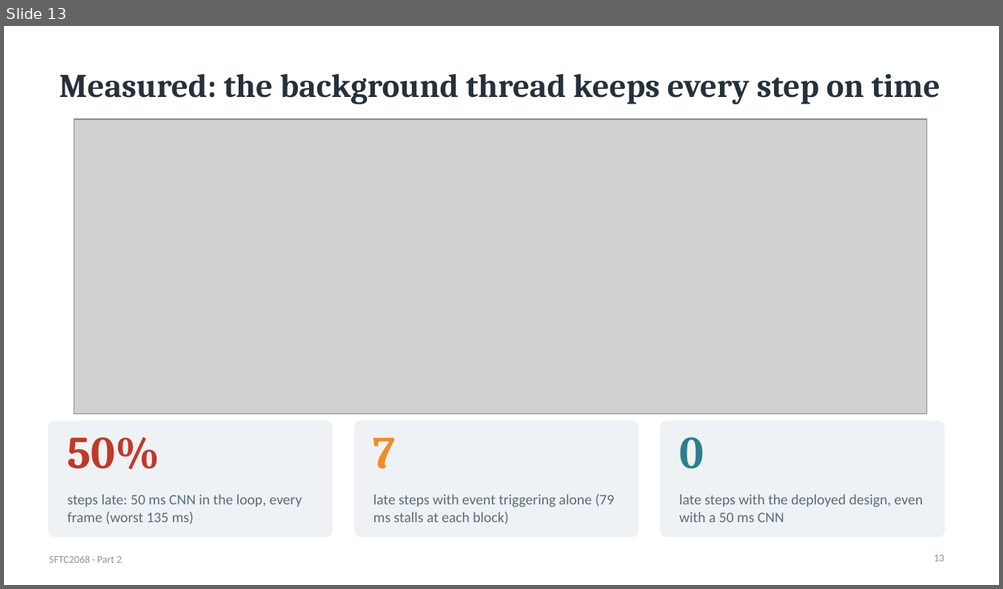
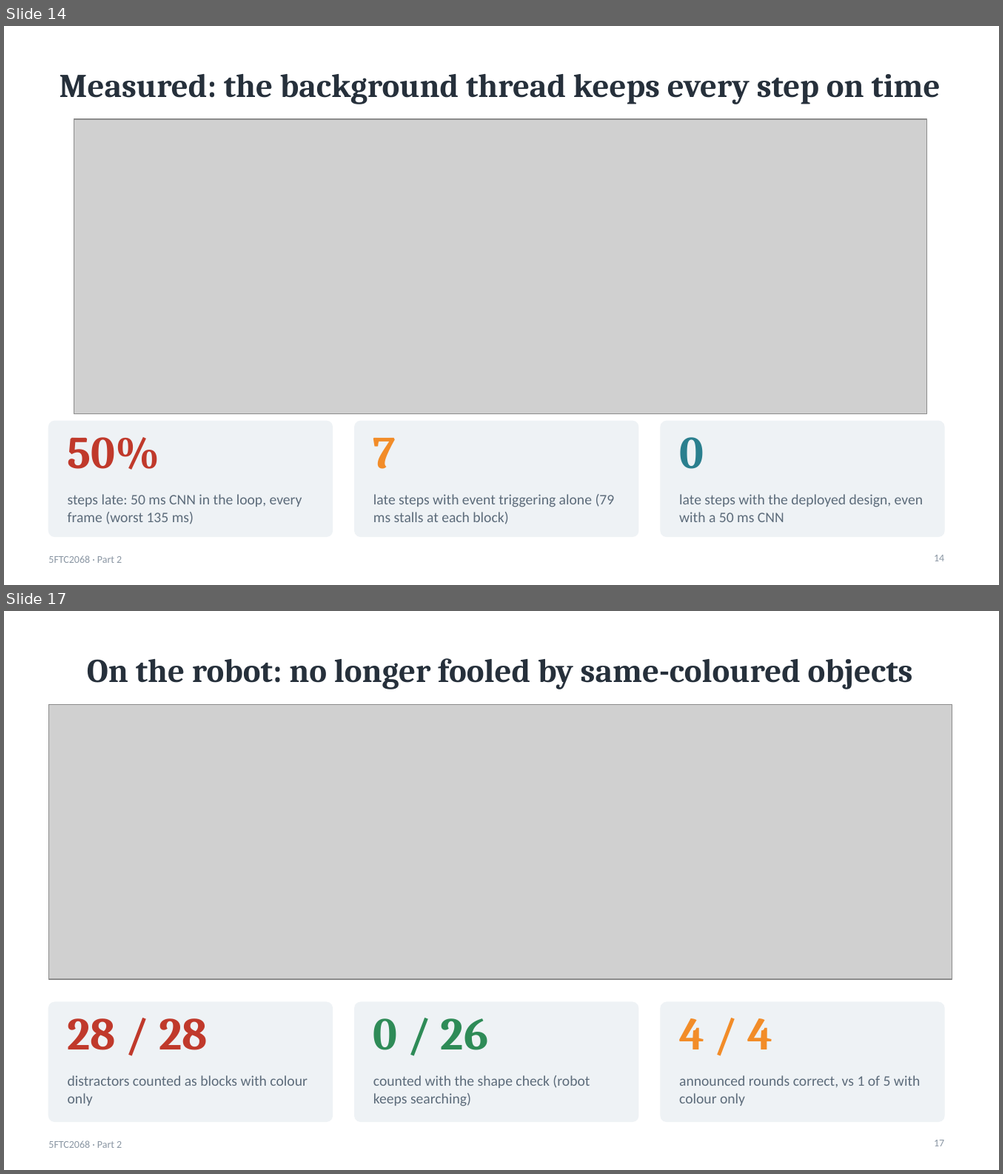
Before and after one commit to kris072008/webots-cnn-colour-detection, a slide deck: report/Krishna_Mahajan_106wucww_Part2_Presentation.pptx. Shown one above the other, each under a label of ours: slide 13 before the commit, slides 14 and 17 after it; the slides between them are not shown. The pictures are 1003x589 and 1003x1174 pixels, drawn with LibreOffice and Linux fonts; fonts in the diff are those of the drawing; grey boxes stand for pictures. Boxes give left, top, right and bottom in pixels: in the first picture for what was removed or moved away, otherwise in the second. Text is boxed around its words. In the diff, an @@ line names an element or a change of style, - is before the commit and + after.

Commit message:
Report and slides: Webots-trained shape CNN, robot shape check, Grad-CAM
Report Sections 2.6, 3.12 and 4.8, objective O6, 25 references; slides 9,
15-17; updated Webots submission zip.

```diff
--- a/report/Krishna_Mahajan_106wucww_Part2_Presentation.pptx
+++ b/report/Krishna_Mahajan_106wucww_Part2_Presentation.pptx
@@ slide 17 added at [4, 611, 999, 1170], background #FFFFFF; not listed: 1 template element that a slide beside it also shows @@
@@ title added at [87, 658, 913, 689], 32 pt, text #26303B, bold @@
+On the robot: no longer fooled by same-coloured objects
@@ picture added at [48, 705, 951, 980] @@
@@ rounded rectangle added at [48, 1002, 333, 1122], fill #EEF2F5, outline #EEF2F5 1 pt @@
@@ rounded rectangle added at [355, 1002, 638, 1122], fill #EEF2F5, outline #EEF2F5 1 pt @@
@@ rounded rectangle added at [660, 1002, 944, 1122], fill #EEF2F5, outline #EEF2F5 1 pt @@
@@ text added at [68, 1019, 207, 1051], 44 pt, text #C0392B, bold @@
+28 / 28
@@ text added at [373, 1019, 488, 1051], 44 pt, text #2E8B57, bold @@
+0 / 26
@@ text added at [679, 1019, 772, 1050], 44 pt, text #F28C28, bold @@
+4 / 4
@@ text added at [68, 1076, 307, 1106], 14 pt, text #5C6B7A @@
+distractors counted as blocks with colour only
@@ text added at [373, 1076, 589, 1107], 14 pt, text #5C6B7A @@
+counted with the shape check (robot keeps searching)
@@ text added at [679, 1076, 919, 1106], 14 pt, text #5C6B7A @@
+announced rounds correct, vs 1 of 5 with colour only
@@ page number added at [933, 1140, 944, 1147], 10 pt, text #8A96A3 @@
+17
@@ what was slide 13 is now slide 14 @@
@@ page number at [933, 555, 944, 562]: text changed @@
-13
+14
```
Also in this commit, not shown: 5 slides changed, 2 other slides added, 3 other files.
